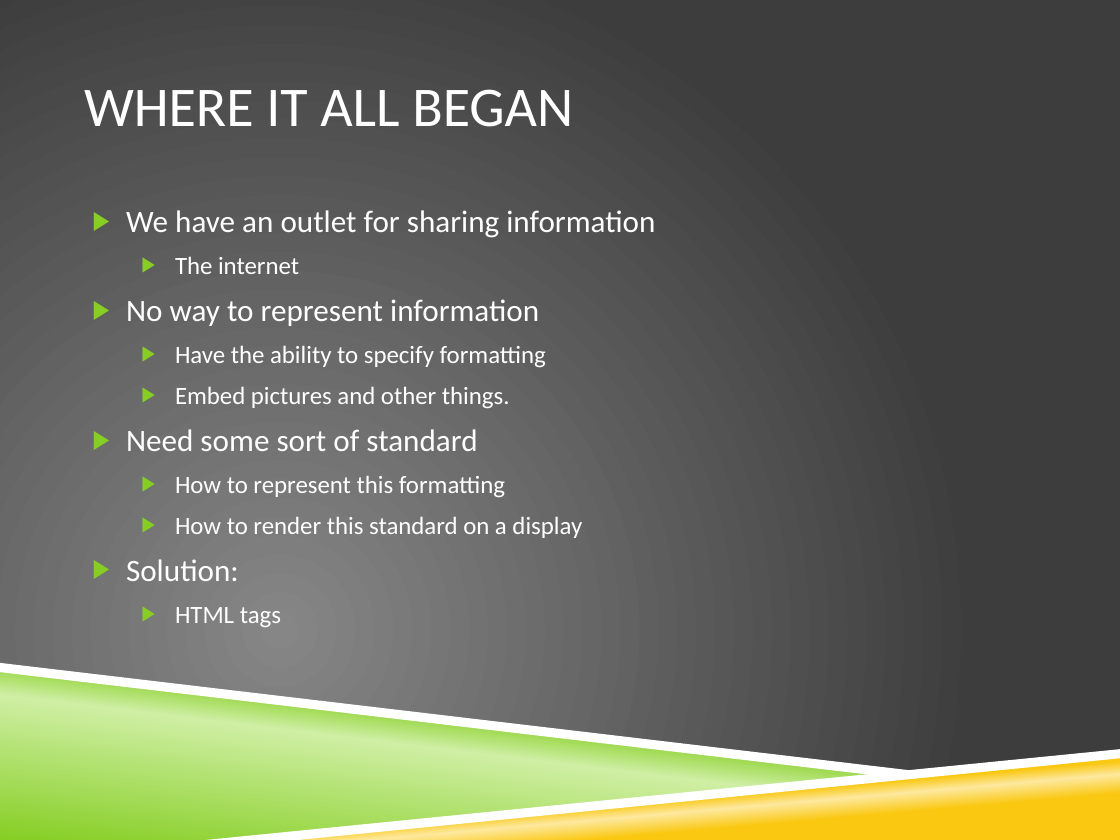
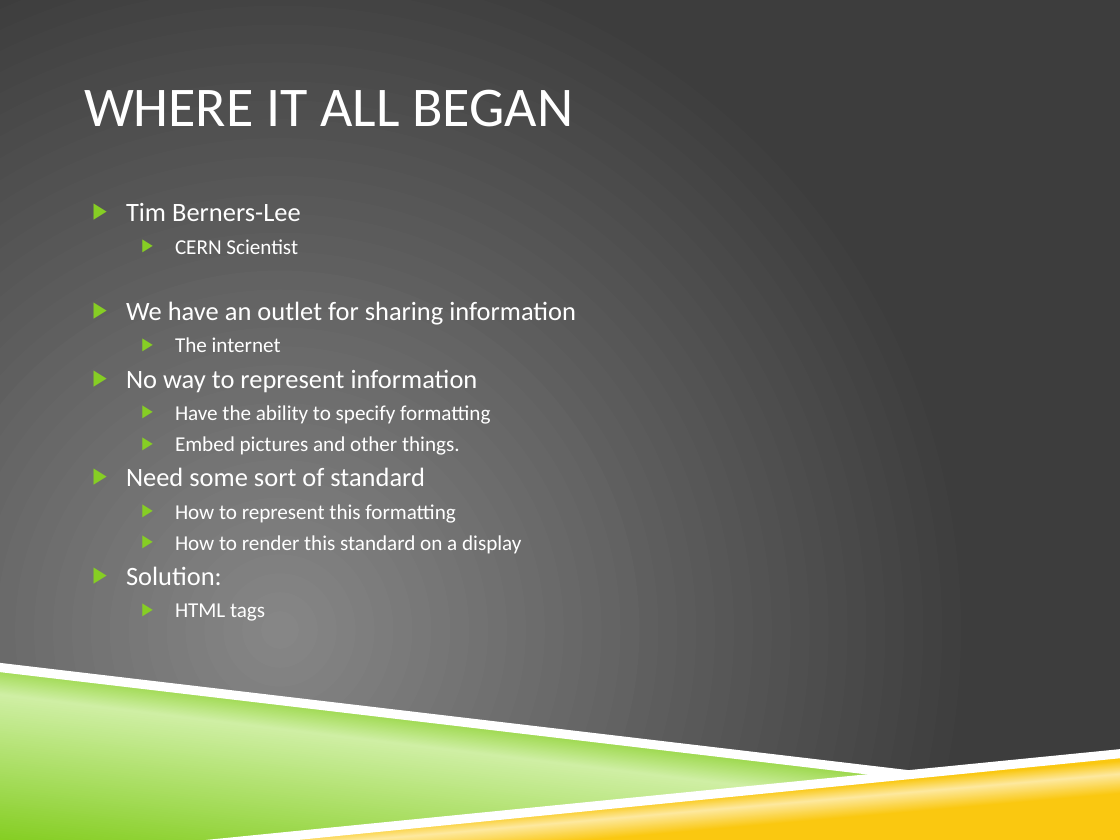
Before and after one commit to richardallred/523RPG, a slide deck: slide 3 of HTML 5.pptx. Drawn at 1120x840 pixels with LibreOffice and Linux fonts; fonts in the diff are those of the drawing; background and template pictures are left out. Boxes give left, top, right and bottom in pixels: in the first picture for what was removed or moved away, otherwise in the second. Text is boxed around its words. In the diff, an @@ line names an element or a change of style, - is before the commit and + after.

```diff
--- a/HTML 5.pptx
+++ b/HTML 5.pptx
@@ text at [126,203,301,254]: paragraphs added @@
+▶ Tim Berners-Lee
+  ▶ CERN Scientist
@@ text at [126,301,576,621]: size 20 to 17 pt in "We have an outlet for sharing information", "No way to represent information", "Need some sort of standard", "Solution:"; size 16 to 13.6 pt in "The internet", "Have the ability to specify formatting", "Embed pictures and other things.", "How to represent this formatting" and 2 more places; line spacing 1 to 0.8 @@
```
Also in this commit, not shown: 1 slide added.
